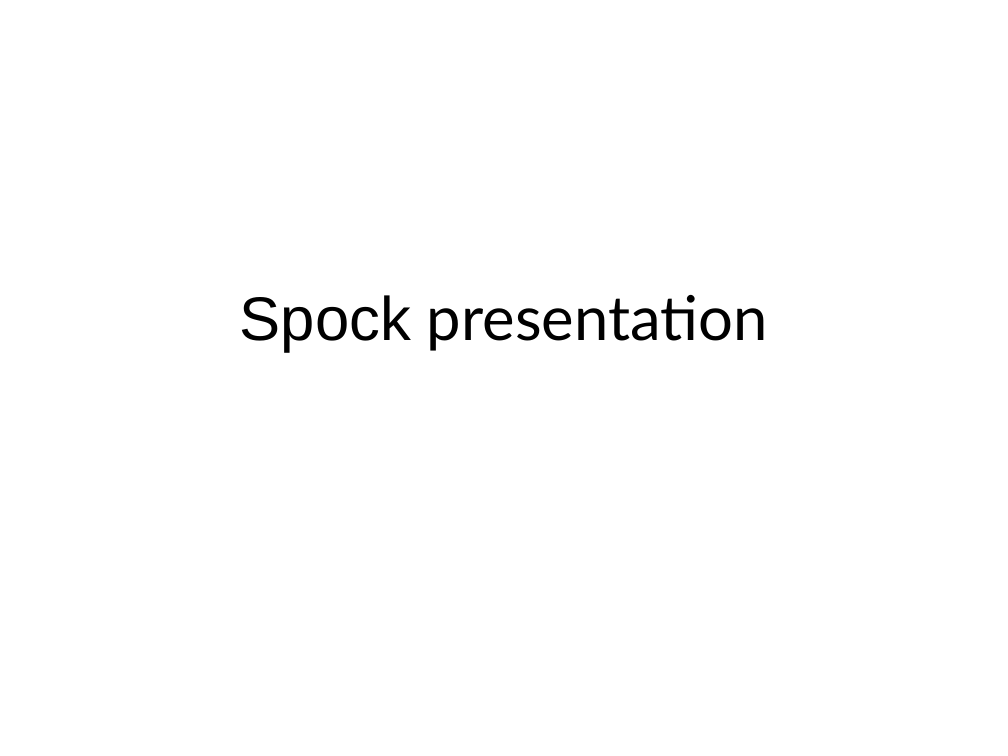
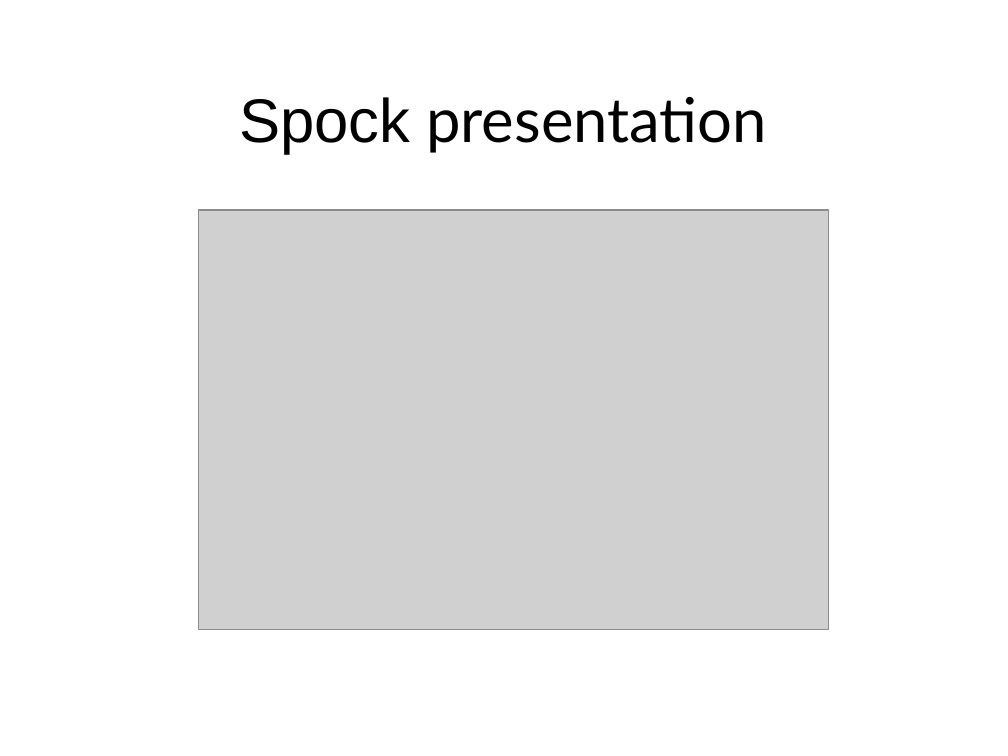
Before and after one commit to tomkasp/spock-presentation, a slide deck: slide 1 of Spock presentation.pptx. Drawn at 1008x756 pixels with LibreOffice and Linux fonts; fonts in the diff are those of the drawing; grey boxes stand for pictures. Boxes give left, top, right and bottom in pixels: in the first picture for what was removed or moved away, otherwise in the second. Text is boxed around its words. In the diff, an @@ line names an element or a change of style, - is before the commit and + after.

Commit message:
spock presentation

```diff
--- a/Spock presentation.pptx
+++ b/Spock presentation.pptx
@@ title "Spock presentation": place and size @@
-title "Spock presentation" at (240, 295, 768, 352)
+title "Spock presentation" at (239, 97, 767, 153)
@@ title "Spock presentation" at (239, 97, 767, 153): vertical alignment middle to top @@
@@ picture added at (199, 210, 829, 630) @@
```
Also in this commit, not shown: 8 slides added, 2 other files.
